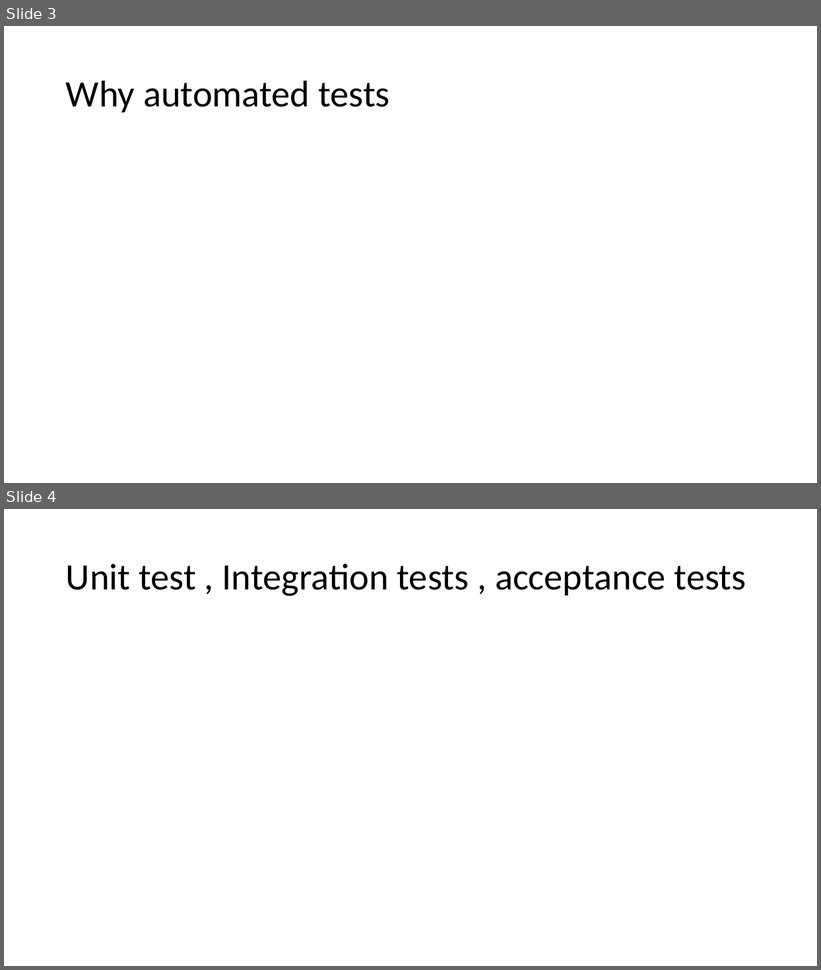
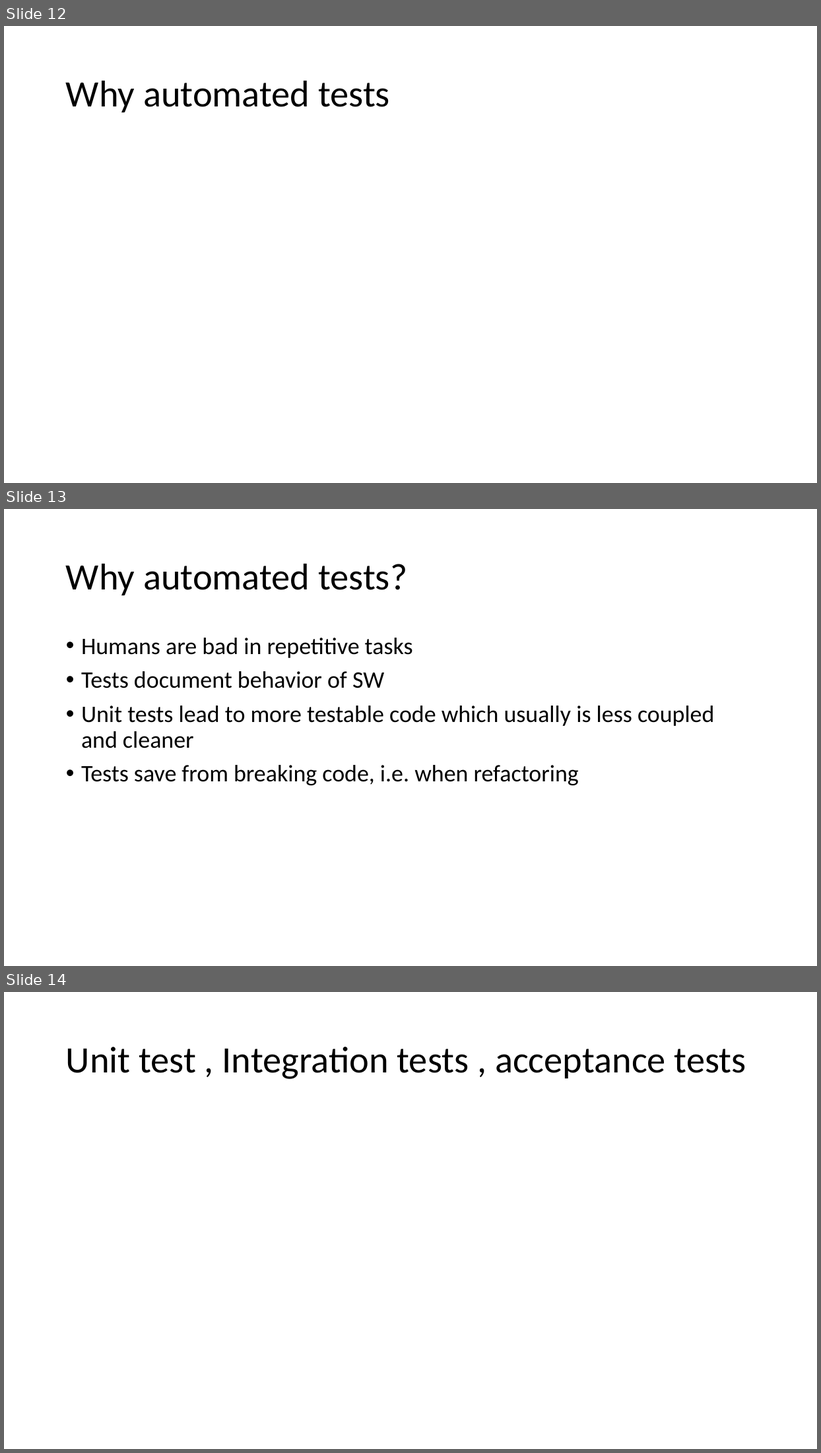
Before and after one commit to SunilPrasad/GithubRepo, a slide deck: TDDExamples/Persentation/TDD.pptx. Shown one above the other, each under a label of ours: slides 3 and 4 before the commit, slides 12, 13 and 14 after it. The pictures are 821x970 and 821x1453 pixels, drawn with LibreOffice and Linux fonts; fonts in the diff are those of the drawing. Boxes give left, top, right and bottom in pixels: in the first picture for what was removed or moved away, otherwise in the second. Text is boxed around its words. In the diff, an @@ line names an element or a change of style, - is before the commit and + after.

```diff
--- a/TDDExamples/Persentation/TDD.pptx
+++ b/TDDExamples/Persentation/TDD.pptx
@@ slide 13 added at <box>4,509,817,966</box>, background #FFFFFF @@
@@ title added at <box>66,563,407,595</box>, 44 pt, text #000000 @@
+Why automated tests?
@@ text added at <box>81,638,714,786</box>, 28 pt, text #000000 @@
+• Humans are bad in repetitive tasks
+• Tests document behavior of SW
+• Unit tests lead to more testable code which usually is less coupled and cleaner
+• Tests save from breaking code, i.e. when refactoring
@@ what was slide 3 is now slide 12 @@
@@ what was slide 4 is now slide 14 @@
```
Also in this commit, not shown: 1 slide changed, 33 other slides added, 8 other files.
